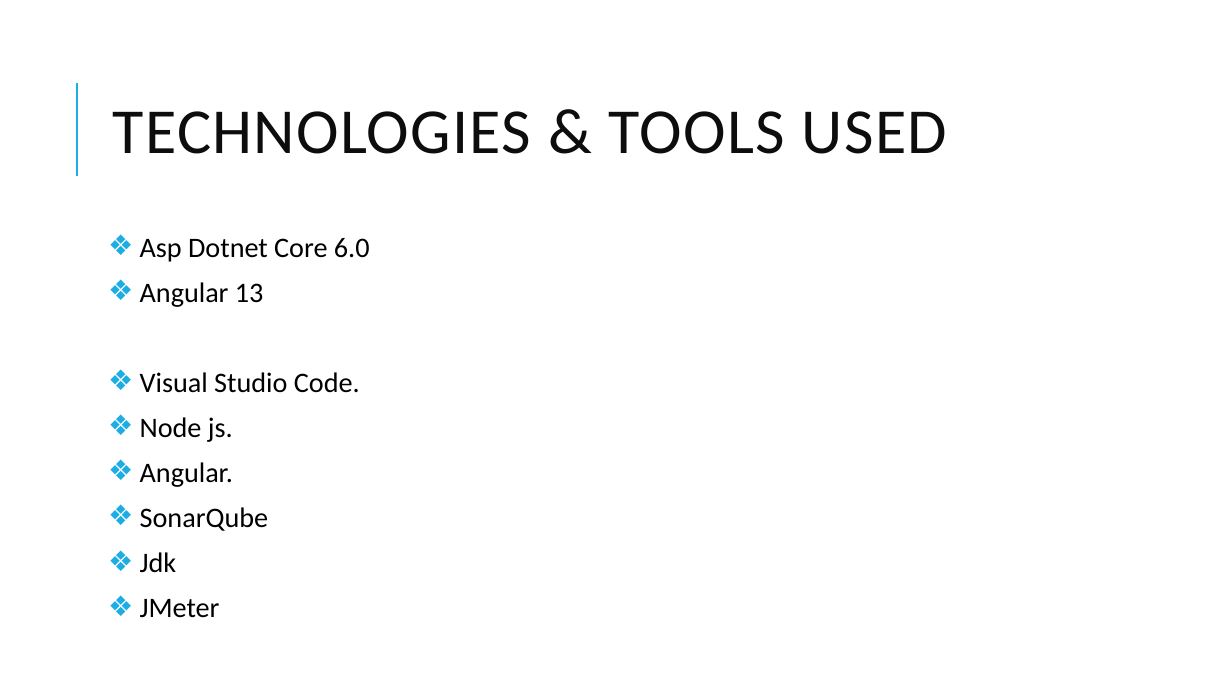
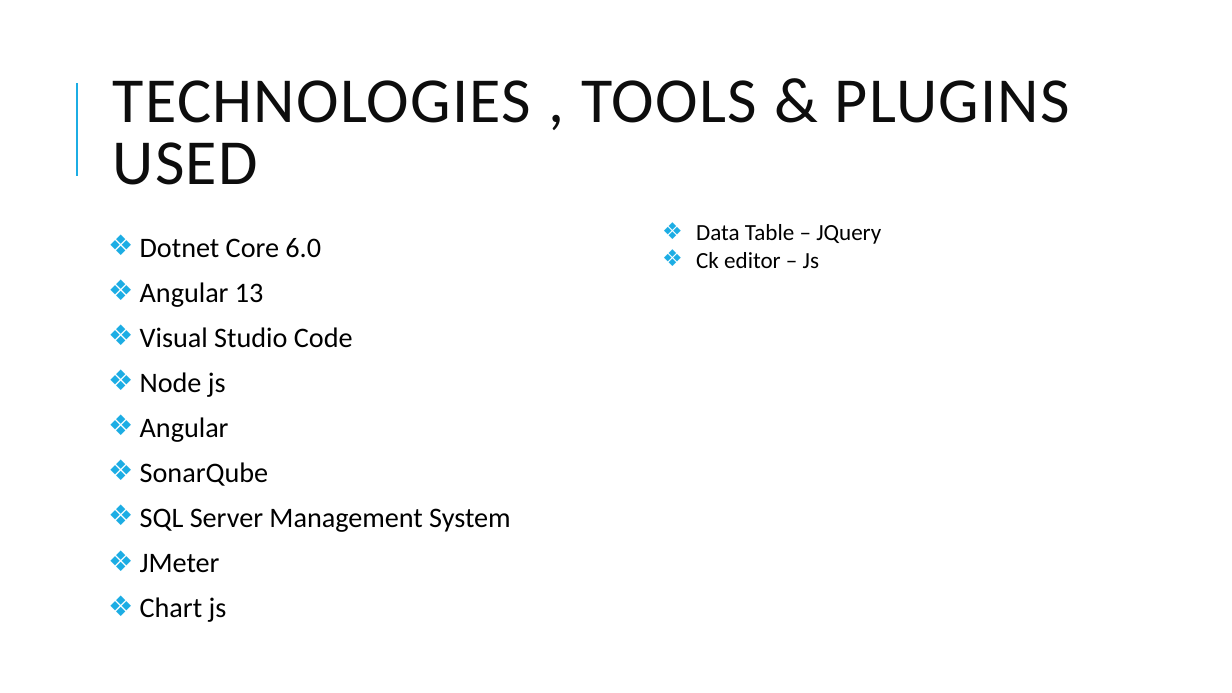
Before and after one commit to arvi9/ASPNet-WebAPI-Anngular-Project, a slide deck: slide 9 of Aurora/Demo/Aurora Demo.pptx. Drawn at 1232x693 pixels with LibreOffice and Linux fonts; fonts in the diff are those of the drawing. Boxes give left, top, right and bottom in pixels: in the first picture for what was removed or moved away, otherwise in the second. Text is boxed around its words. In the diff, an @@ line names an element or a change of style, - is before the commit and + after.

```diff
--- a/Aurora/Demo/Aurora Demo.pptx
+++ b/Aurora/Demo/Aurora Demo.pptx
@@ title at [113,80,1070,185]: text changed @@
-TECHNOLOGIES & TOOLS USED
+TECHNOLOGIES , TOOLS & PLUGINS USED
@@ text at [140,238,321,258]: text changed @@
-❖ Asp Dotnet Core 6.0
+❖ Dotnet Core 6.0
@@ text added at [696,224,881,268], 18 pt, text #000000 @@
+❖ Data Table – JQuery
+❖ Ck editor – Js
@@ text at [140,327,353,442]: text changed @@
-❖ Visual Studio Code.
-❖ Node js.
-❖ Angular.
+❖ Visual Studio Code
+❖ Node js
+❖ Angular
@@ text at [140,508,510,532]: text changed @@
-❖ Jdk
+❖ SQL Server Management System
@@ text at [140,597,227,622]: paragraph added @@
+❖ Chart js
```
Also in this commit, not shown: 7 other slides changed, 2 slides added, 1 slide removed.
